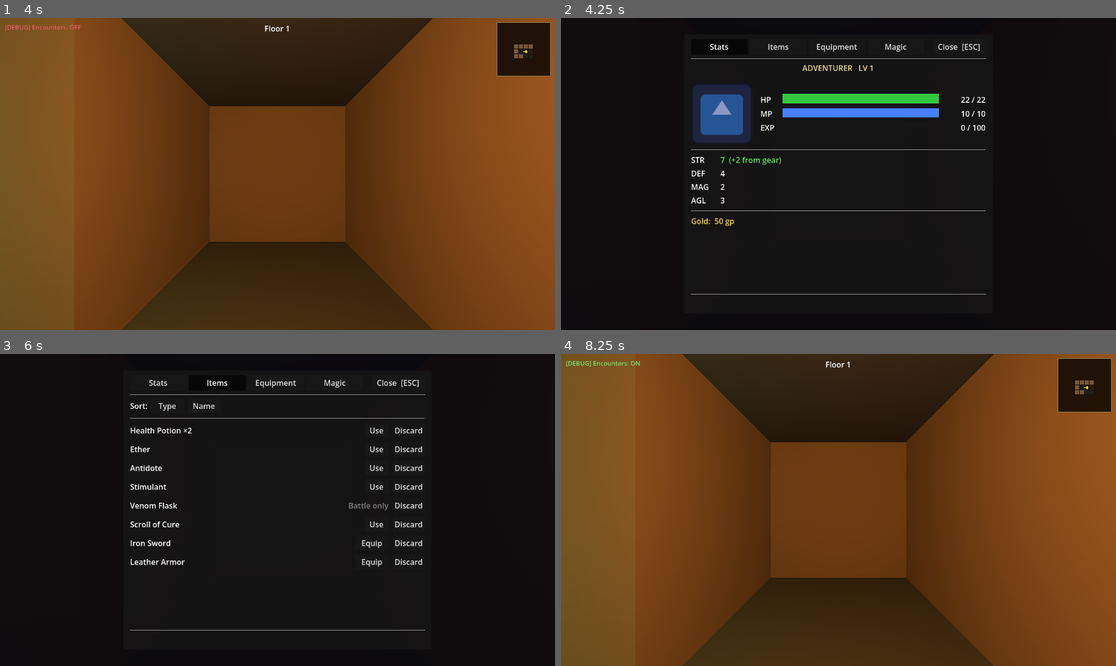
Above: before the commit, frames 1-4 (two rows, left to right).
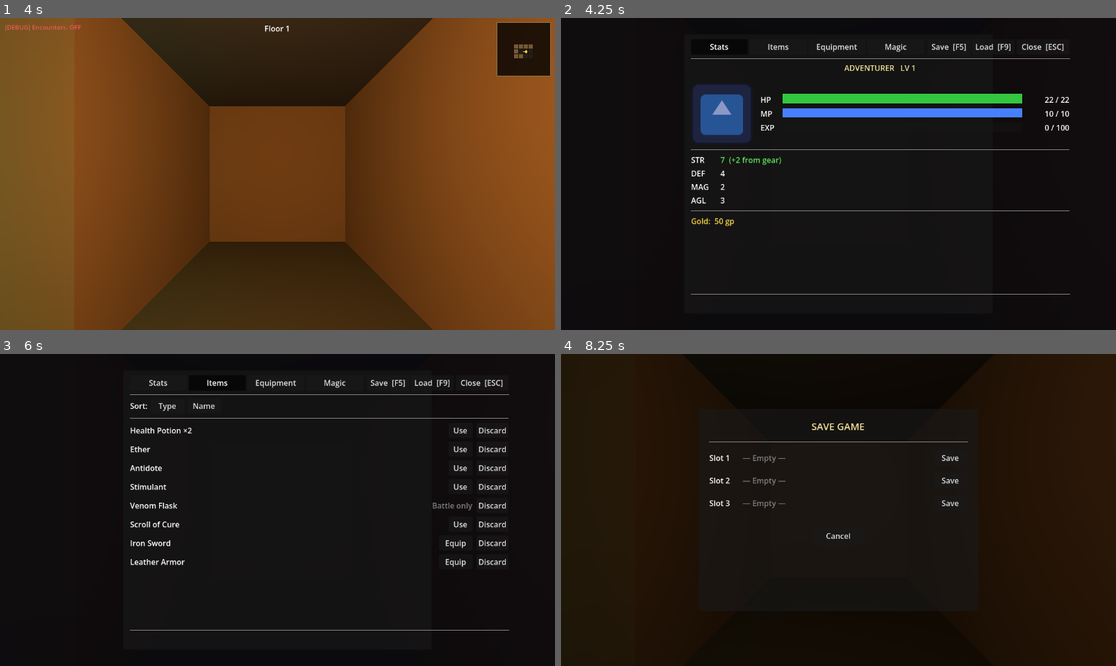
Above: after the commit, the same moments.

Repository: tausiftt5238/four-dragons-deep
Game: Godot game, scene res://scenes/main.tscn
Same seed, same stepped clock (60 frames per second), same inputs: the game is played once before the commit and once after it. The engine's default icon, where the game draws it, is replaced by a stand-in: a white triangle on a blue panel in a dark square.
Inputs:
- Up to frame 1 (4 s): tap Enter at 0.5, 2, 3.5 s; hold Right 0.53-1.28 s; tap Q every 0.75 s from 0.6 to 3.6 s; tap Space at 1.25, 2.75 s; hold Down 1.28-2.03 s; hold Right 2.03-2.78 s; hold Up 2.78-3.53 s; hold Left from 3.53 s (still down)
- Up to frame 2 (4.25 s): keep holding Left; tap Escape at 4.15 s
- Up to frame 3 (6 s): tap Q at 4.35 s; release Left at 5 s; click "Stats" at 5 s; click "Items" at 5.75 s
- Up to frame 4 (8.25 s): click "Equipment" at 6.5 s; click "Magic" at 7.25 s; click "Close [ESC]" (after the commit: "Save [F5]") at 8 s

Frame 1 is identical in both runs. In frame 2, 1.7% of the frame differs, in the area x 43-92%, y 8-89%; in frame 3, 2.0%; in frame 4, 95%, in the area x 0-100%, y 0-100%.

Commit message:
save/load implemented

Diff:
--- a/scripts/core/main.gd
+++ b/scripts/core/main.gd
@@ -32,11 +32,13 @@
 var in_combat:  bool = false
 var menu_open:  bool = false
 var store_open: bool = false
+var save_open:  bool = false
 
 var _encounters_enabled: bool = true
 var _encounter_debug_lbl: Label
 var menu_layer:    CanvasLayer
 var store_layer:   CanvasLayer
+var save_layer:    CanvasLayer
 var overlay_layer: CanvasLayer  # Layer 25 — level-up and game-over screens
 
 var _chest_popup:       Label   # brief "Found X!" label in the HUD
@@ -299,17 +301,31 @@
 		_update_encounter_debug_label()
 		return
 
-	# ESC: close store → close menu → open menu. Blocked during combat.
+	if event.keycode == KEY_F5 and not in_combat and not store_open and not save_open:
+		if menu_open:
+			_close_menu()
+		_open_save_menu()
+		return
+
+	if event.keycode == KEY_F9 and not in_combat and not store_open and not save_open:
+		if menu_open:
+			_close_menu()
+		_open_load_menu()
+		return
+
+	# ESC: close save picker → close store → close menu → open menu. Blocked during combat.
 	if event.keycode == KEY_ESCAPE:
 		if not in_combat:
-			if store_open:
+			if save_open:
+				_close_save_layer()
+			elif store_open:
 				_close_store()
 			elif menu_open:
 				_close_menu()
 			else:
 				_open_menu()
 		return
-	if in_combat or menu_open or store_open:
+	if in_combat or menu_open or store_open or save_open:
 		return
 	var moved: bool = false
 	match event.keycode:
@@ -469,6 +485,11 @@
 		_snap_cam_yaw()
 		_resume_from_overlay()
 	)
+	ui.load_game.connect(func():
+		ui.queue_free()
+		in_combat = false
+		_open_load_menu()
+	)
 	_get_overlay_layer().add_child(ui)
 
 
@@ -520,6 +541,14 @@
 	var menu: MenuUI = MenuUI.new()
 	menu.player = player_char
 	menu.menu_closed.connect(_close_menu)
+	menu.save_requested.connect(func():
+		_close_menu()
+		_open_save_menu()
+	)
+	menu.load_requested.connect(func():
+		_close_menu()
+		_open_load_menu()
+	)
 	menu_layer.add_child(menu)
 
 
@@ -553,3 +582,193 @@
 			child.queue_free()
 	hud_layer.visible = true
 	store_open = false
+
+
+# ── Save / Load ───────────────────────────────────────────────────────────────
+
+func _open_save_menu() -> void:
+	save_open = true
+	hud_layer.visible = false
+	if not is_instance_valid(save_layer):
+		save_layer = CanvasLayer.new()
+		save_layer.layer = 16
+		add_child(save_layer)
+	var ui: SaveSlotUI = SaveSlotUI.new()
+	ui.mode = "save"
+	ui.slot_chosen.connect(_do_save)
+	ui.cancelled.connect(_close_save_layer)
+	save_layer.add_child(ui)
+
+
+func _open_load_menu() -> void:
+	save_open = true
+	hud_layer.visible = false
+	if not is_instance_valid(save_layer):
+		save_layer = CanvasLayer.new()
+		save_layer.layer = 16
+		add_child(save_layer)
+	var ui: SaveSlotUI = SaveSlotUI.new()
+	ui.mode = "load"
+	ui.slot_chosen.connect(_do_load)
+	ui.cancelled.connect(_close_save_layer)
+	save_layer.add_child(ui)
+
+
+func _close_save_layer() -> void:
+	if is_instance_valid(save_layer):
+		for child: Node in save_layer.get_children():
+			child.queue_free()
+	hud_layer.visible = true
+	save_open = false
+
+
+func _do_save(slot: int) -> void:
+	SaveSystem.write(slot, _gather_save_data())
+	_close_save_layer()
+	_show_hud_popup("Game saved to Slot %d." % slot)
+
+
+func _do_load(slot: int) -> void:
+	var data: Dictionary = SaveSystem.read(slot)
+	if data.is_empty():
+		return
+	_close_save_layer()
+	_restore_save(data)
+
+
+func _gather_save_data() -> Dictionary:
+	var p: PlayerCharacter = player_char
+	var visited_serial: Dictionary = {}
+	for sp: Variant in visited_by_map.keys():
+		visited_serial[sp as String] = SaveSystem.pack_visited(visited_by_map[sp] as Dictionary)
+
+	return {
+		timestamp   = Time.get_datetime_string_from_system(),
+		floor_num   = floor_num,
+		player_pos  = [player_pos.x, player_pos.y],
+		player_facing = player_facing,
+		player = {
+			lv = p.lv, str = p.str, def = p.def, mag = p.mag, agl = p.agl,
+			exp = p.exp, exp_to_next = p.exp_to_next,
+			hp = p.hp, max_hp = p.max_hp, mp = p.mp, max_mp = p.max_mp,
+			gold = p.gold,
+			known_spells    = p.known_spells,
+			active_statuses = p.active_statuses,
+			inventory       = p.inventory,
+			equipped_weapon = p.equipped_weapon,
+			equipped_armor  = p.equipped_armor,
+		},
+		map = {
+			scene       = "res://scenes/map.tscn",
+			maze        = current_level.maze,
+			exit_wall   = [current_level.exit_wall_pos.x,   current_level.exit_wall_pos.y],
+			exit_pos    = [current_level.exit_pos.x,        current_level.exit_pos.y],
+			store_wall  = [current_level.store_wall_pos.x,  current_level.store_wall_pos.y],
+			store_entry = [current_level.store_entry_pos.x, current_level.store_entry_pos.y],
+			chest_items = SaveSystem.pack_chest_items(current_level.chest_items),
+		},
+		visited = visited_serial,
+	}
+
+
+func _restore_save(data: Dictionary) -> void:
+	in_combat  = false
+	menu_open  = false
+	store_open = false
+	if is_instance_valid(overlay_layer):
+		for c: Node in overlay_layer.get_children():
+			c.queue_free()
+	if is_instance_valid(menu_layer):
+		for c: Node in menu_layer.get_children():
+			c.queue_free()
+	if is_instance_valid(store_layer):
+		for c: Node in store_layer.get_children():
+			c.queue_free()
+
+	_apply_player_data(data["player"] as Dictionary)
+
+	floor_num = int(data["floor_num"])
+	floor_label.text = "Floor %d" % floor_num
+
+	if is_instance_valid(dungeon):
+		dungeon.queue_free()
+		dungeon = null
+	if is_instance_valid(current_level):
+		current_level.queue_free()
+		current_level = null
+
+	var map_data: Dictionary = data["map"] as Dictionary
+	var scene_path: String   = map_data["scene"] as String
+	var packed: PackedScene  = load(scene_path) as PackedScene
+	current_level = packed.instantiate() as Level
+	add_child(current_level)
+
+	# Overwrite the freshly-generated maze with the saved layout.
+	var raw_maze: Array = map_data["maze"] as Array
+	var saved_maze: Array[Array] = []
+	for row: Variant in raw_maze:
+		saved_maze.append(row as Array)
+	current_level.maze = saved_maze
+
+	var ew: Array  = map_data["exit_wall"]   as Array
+	var ep: Array  = map_data["exit_pos"]    as Array
+	var sw: Array  = map_data["store_wall"]  as Array
+	var se: Array  = map_data["store_entry"] as Array
+	current_level.exit_wall_pos   = Vector2i(int(ew[0]), int(ew[1]))
+	current_level.exit_pos        = Vector2i(int(ep[0]), int(ep[1]))
+	current_level.store_wall_pos  = Vector2i(int(sw[0]), int(sw[1]))
+	current_level.store_entry_pos = Vector2i(int(se[0]), int(se[1]))
+	current_level.next_scene      = scene_path
+	current_level.chest_items     = SaveSystem.unpack_chest_items(map_data["chest_items"] as Dictionary)
+
+	dungeon = Dungeon.new()
+	add_child(dungeon)
+	dungeon.build(current_level)
+
+	# Restore fog-of-war.
+	var raw_visited: Dictionary = data["visited"] as Dictionary
+	visited_by_map = {}
+	for sp: Variant in raw_visited.keys():
+		visited_by_map[sp as String] = SaveSystem.unpack_visited(raw_visited[sp as String] as Array)
+	visited = visited_by_map.get(scene_path, {})
+
+	minimap_ctrl.maze      = current_level.maze
+	minimap_ctrl.visited   = visited
+	minimap_ctrl.exit_pos  = current_level.exit_wall_pos
+	minimap_ctrl.store_pos = current_level.store_wall_pos
+	_resize_minimap()
+
+	var pos_arr: Array = data["player_pos"] as Array
+	player_pos    = Vector2i(int(pos_arr[0]), int(pos_arr[1]))
+	player_facing = int(data["player_facing"])
+
+	_sync_player()
+	_snap_cam_yaw()
+	hud_layer.visible = true
+
+
+func _apply_player_data(pdata: Dictionary) -> void:
+	player_char.lv          = int(pdata["lv"])
+	player_char.str         = int(pdata["str"])
+	player_char.def         = int(pdata["def"])
+	player_char.mag         = int(pdata["mag"])
+	player_char.agl         = int(pdata["agl"])
+	player_char.exp         = int(pdata["exp"])
+	player_char.exp_to_next = int(pdata["exp_to_next"])
+	player_char.hp          = int(pdata["hp"])
+	player_char.max_hp      = int(pdata["max_hp"])
+	player_char.mp          = int(pdata["mp"])
+	player_char.max_mp      = int(pdata["max_mp"])
+	player_char.gold        = int(pdata["gold"])
+
+	player_char.known_spells.clear()
+	player_char.known_spells.assign(pdata["known_spells"] as Array)
+
+	player_char.active_statuses.clear()
+	player_char.active_statuses.assign(pdata["active_statuses"] as Array)
+
+	player_char.inventory.clear()
+	player_char.inventory.assign(pdata["inventory"] as Array)
+
+	player_char.equipped_weapon = pdata.get("equipped_weapon", {}) as Dictionary
+	player_char.equipped_armor  = pdata.get("equipped_armor",  {}) as Dictionary
--- /dev/null
+++ b/scripts/core/save_system.gd
@@ -0,0 +1,76 @@
+class_name SaveSystem
+
+static func slot_path(slot: int) -> String:
+	return "user://save_slot_%d.json" % slot
+
+static func slot_info(slot: int) -> Dictionary:
+	var path: String = slot_path(slot)
+	if not FileAccess.file_exists(path):
+		return {}
+	var f: FileAccess = FileAccess.open(path, FileAccess.READ)
+	if not f:
+		return {}
+	var text: String = f.get_as_text()
+	f.close()
+	var parsed: Variant = JSON.parse_string(text)
+	if not parsed is Dictionary:
+		return {}
+	var d: Dictionary = parsed as Dictionary
+	return {
+		floor = d.get("floor_num", 1),
+		lv    = (d.get("player", {}) as Dictionary).get("lv", 1),
+		timestamp = d.get("timestamp", ""),
+	}
+
+static func write(slot: int, data: Dictionary) -> void:
+	var path: String = slot_path(slot)
+	var f: FileAccess = FileAccess.open(path, FileAccess.WRITE)
+	if not f:
+		return
+	f.store_string(JSON.stringify(data, "\t"))
+	f.close()
+
+static func read(slot: int) -> Dictionary:
+	var path: String = slot_path(slot)
+	if not FileAccess.file_exists(path):
+		return {}
+	var f: FileAccess = FileAccess.open(path, FileAccess.READ)
+	if not f:
+		return {}
+	var text: String = f.get_as_text()
+	f.close()
+	var parsed: Variant = JSON.parse_string(text)
+	if parsed is Dictionary:
+		return parsed as Dictionary
+	return {}
+
+static func vec2i_key(v: Vector2i) -> String:
+	return "%d,%d" % [v.x, v.y]
+
+static func key_vec2i(s: String) -> Vector2i:
+	var parts: PackedStringArray = s.split(",")
+	return Vector2i(int(parts[0]), int(parts[1]))
+
+static func pack_visited(d: Dictionary) -> Array:
+	var out: Array = []
+	for k: Variant in d.keys():
+		out.append(vec2i_key(k as Vector2i))
+	return out
+
+static func unpack_visited(a: Array) -> Dictionary:
+	var out: Dictionary = {}
+	for s: Variant in a:
+		out[key_vec2i(s as String)] = true
+	return out
+
+static func pack_chest_items(d: Dictionary) -> Dictionary:
+	var out: Dictionary = {}
+	for k: Variant in d.keys():
+		out[vec2i_key(k as Vector2i)] = d[k]
+	return out
+
+static func unpack_chest_items(d: Dictionary) -> Dictionary:
+	var out: Dictionary = {}
+	for k: Variant in d.keys():
+		out[key_vec2i(k as String)] = d[k]
+	return out
--- a/scripts/ui/game_over_ui.gd
+++ b/scripts/ui/game_over_ui.gd
@@ -4,6 +4,7 @@
 class_name GameOverUI extends Control
 
 signal try_again
+signal load_game
 
 
 func _ready() -> void:
@@ -55,6 +56,7 @@
 
 	var btn_row: HBoxContainer = HBoxContainer.new()
 	btn_row.alignment = BoxContainer.ALIGNMENT_CENTER
+	btn_row.add_theme_constant_override("separation", 14)
 	vbox.add_child(btn_row)
 
 	var btn: Button = Button.new()
@@ -62,3 +64,15 @@
 	btn.custom_minimum_size = Vector2(130, 38)
 	btn.pressed.connect(func(): try_again.emit())
 	btn_row.add_child(btn)
+
+	var any_save: bool = false
+	for i: int in range(1, 4):
+		if not SaveSystem.slot_info(i).is_empty():
+			any_save = true
+			break
+	if any_save:
+		var load_btn: Button = Button.new()
+		load_btn.text = "Load Game"
+		load_btn.custom_minimum_size = Vector2(130, 38)
+		load_btn.pressed.connect(func(): load_game.emit())
+		btn_row.add_child(load_btn)
--- a/scripts/ui/menu_ui.gd
+++ b/scripts/ui/menu_ui.gd
@@ -4,6 +4,8 @@
 class_name MenuUI extends Control
 
 signal menu_closed
+signal save_requested
+signal load_requested
 
 
 var player: PlayerCharacter
@@ -69,6 +71,18 @@
 	var spacer: Control = Control.new()
 	spacer.size_flags_horizontal = Control.SIZE_EXPAND_FILL
 	tab_row.add_child(spacer)
+
+	var save_btn: Button = Button.new()
+	save_btn.text = "Save  [F5]"
+	save_btn.custom_minimum_size = Vector2(88, 32)
+	save_btn.pressed.connect(func(): save_requested.emit())
+	tab_row.add_child(save_btn)
+
+	var load_btn: Button = Button.new()
+	load_btn.text = "Load  [F9]"
+	load_btn.custom_minimum_size = Vector2(88, 32)
+	load_btn.pressed.connect(func(): load_requested.emit())
+	tab_row.add_child(load_btn)
 
 	var close_btn: Button = Button.new()
 	close_btn.text = "Close  [ESC]"
--- /dev/null
+++ b/scripts/ui/save_slot_ui.gd
@@ -0,0 +1,97 @@
+class_name SaveSlotUI extends Control
+
+signal slot_chosen(slot: int)
+signal cancelled
+
+var mode: String = "save"  # "save" or "load"
+
+
+func _ready() -> void:
+	set_anchors_and_offsets_preset(Control.PRESET_FULL_RECT)
+	_build()
+
+
+func _build() -> void:
+	var bg: ColorRect = ColorRect.new()
+	bg.color = Color(0.0, 0.0, 0.0, 0.72)
+	bg.set_anchors_and_offsets_preset(Control.PRESET_FULL_RECT)
+	add_child(bg)
+
+	var panel: Panel = Panel.new()
+	panel.anchor_left   = 0.5
+	panel.anchor_right  = 0.5
+	panel.anchor_top    = 0.5
+	panel.anchor_bottom = 0.5
+	panel.offset_left   = -290
+	panel.offset_right  = 290
+	panel.offset_top    = -210
+	panel.offset_bottom = 210
+	add_child(panel)
+
+	var m: MarginContainer = MarginContainer.new()
+	m.set_anchors_and_offsets_preset(Control.PRESET_FULL_RECT)
+	for side: String in ["margin_left", "margin_right", "margin_top", "margin_bottom"]:
+		m.add_theme_constant_override(side, 22)
+	panel.add_child(m)
+
+	var vbox: VBoxContainer = VBoxContainer.new()
+	vbox.add_theme_constant_override("separation", 16)
+	m.add_child(vbox)
+
+	var title: Label = Label.new()
+	title.text = "SAVE GAME" if mode == "save" else "LOAD GAME"
+	title.horizontal_alignment = HORIZONTAL_ALIGNMENT_CENTER
+	title.add_theme_color_override("font_color", Color(0.95, 0.88, 0.60))
+	title.add_theme_font_size_override("font_size", 20)
+	vbox.add_child(title)
+
+	vbox.add_child(HSeparator.new())
+
+	for i: int in range(1, 4):
+		vbox.add_child(_make_slot_row(i))
+
+	vbox.add_child(HSeparator.new())
+
+	var cancel_row: HBoxContainer = HBoxContainer.new()
+	cancel_row.alignment = BoxContainer.ALIGNMENT_CENTER
+	vbox.add_child(cancel_row)
+
+	var cancel_btn: Button = Button.new()
+	cancel_btn.text = "Cancel"
+	cancel_btn.custom_minimum_size = Vector2(100, 34)
+	cancel_btn.pressed.connect(func(): cancelled.emit())
+	cancel_row.add_child(cancel_btn)
+
+
+func _make_slot_row(slot: int) -> HBoxContainer:
+	var info: Dictionary = SaveSystem.slot_info(slot)
+	var has_save: bool   = not info.is_empty()
+
+	var row: HBoxContainer = HBoxContainer.new()
+	row.add_theme_constant_override("separation", 14)
+
+	var slot_lbl: Label = Label.new()
+	slot_lbl.text = "Slot %d" % slot
+	slot_lbl.custom_minimum_size = Vector2(55, 0)
+	slot_lbl.size_flags_vertical = Control.SIZE_SHRINK_CENTER
+	row.add_child(slot_lbl)
+
+	var info_lbl: Label = Label.new()
+	info_lbl.size_flags_horizontal = Control.SIZE_EXPAND_FILL
+	info_lbl.size_flags_vertical   = Control.SIZE_SHRINK_CENTER
+	if has_save:
+		info_lbl.text = "Floor %d  |  LV %d  |  %s" % [info["floor"], info["lv"], info["timestamp"]]
+	else:
+		info_lbl.text = "— Empty —"
+		info_lbl.add_theme_color_override("font_color", Color(0.5, 0.5, 0.5))
+	row.add_child(info_lbl)
+
+	var btn: Button = Button.new()
+	btn.text = "Save" if mode == "save" else "Load"
+	btn.custom_minimum_size = Vector2(72, 30)
+	if mode == "load" and not has_save:
+		btn.disabled = true
+	btn.pressed.connect(func(): slot_chosen.emit(slot))
+	row.add_child(btn)
+
+	return row
Not shown, added: scripts/core/save_system.gd.uid
Not shown, added: scripts/ui/save_slot_ui.gd.uid
